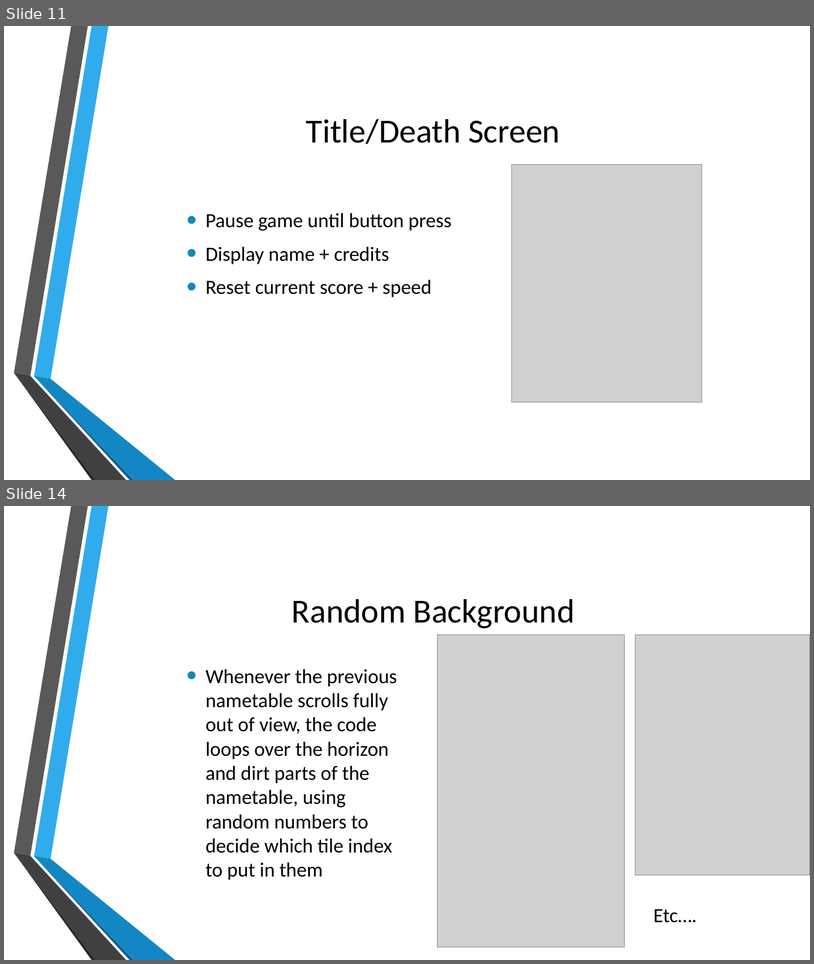
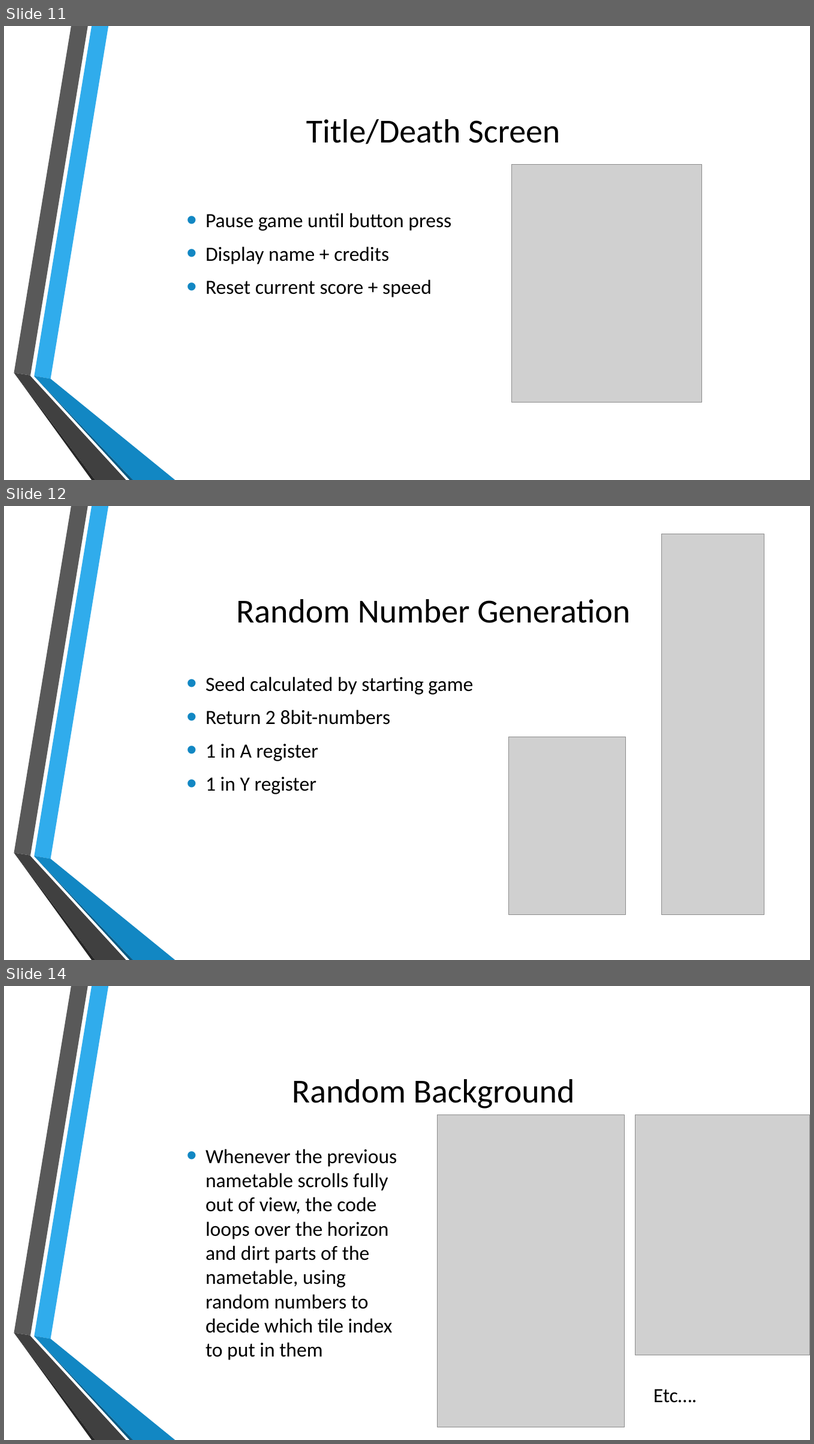
Before and after one commit to MatthiasOoms/NESDinoGame, a slide deck: Resources/NESDinoGame.pptx. Shown one above the other, each under a label of ours: slides 11 and 14 before the commit, slides 11, 12 and 14 after it; the slides between them are not shown. The pictures are 814x964 and 814x1444 pixels, drawn with LibreOffice and Linux fonts; fonts in the diff are those of the drawing; grey boxes stand for pictures; background and template pictures are left out. Boxes give left, top, right and bottom in pixels: in the first picture for what was removed or moved away, otherwise in the second. Text is boxed around its words. In the diff, an @@ line names an element or a change of style, - is before the commit and + after.

```diff
--- a/Resources/NESDinoGame.pptx
+++ b/Resources/NESDinoGame.pptx
@@ slide 12 added at box(4, 506, 810, 960), background picture (left out); not listed: 6 template elements that a slide beside it also shows @@
@@ picture added at box(662, 534, 765, 915) @@
@@ title added at box(236, 599, 630, 623), 40 pt, text #000000 @@
+Random Number Generation
@@ text added at box(206, 676, 473, 794), 24 pt, text #000000 @@
+• Seed calculated by starting game
+• Return 2 8bit-numbers
+• 1 in A register
+• 1 in Y register
@@ picture added at box(509, 736, 626, 915) @@
```
Also in this commit, not shown: 1 slide changed, 1 other slide added, 2 slides removed, 1 other file.
